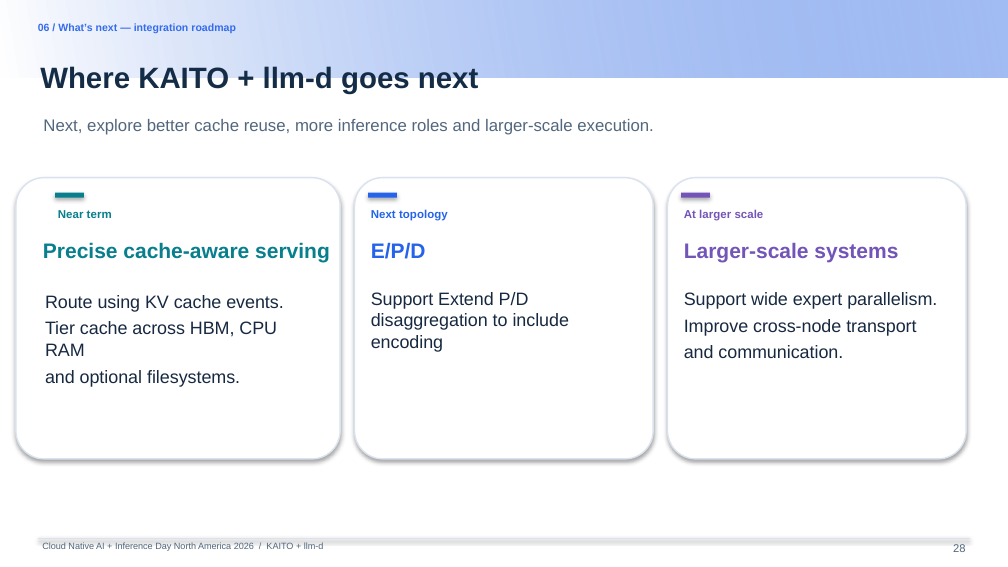
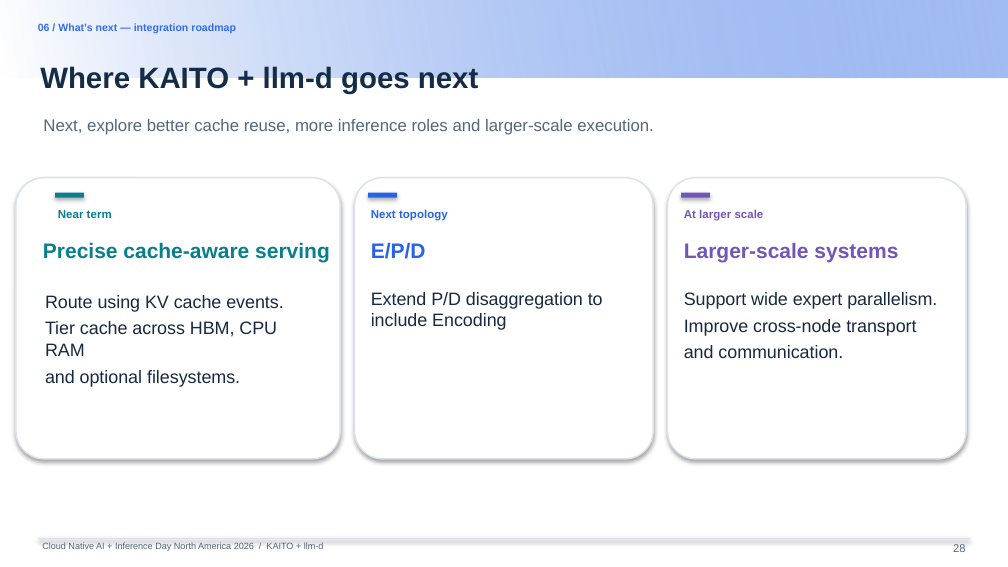
Before and after one commit to andyzhangx/demo, a slide deck: slide 28 of llm/pd-disaggregation/kubecon-na-2026-pd-disaggregation-kaito-llmd.pptx. Drawn at 1008x567 pixels with LibreOffice and Linux fonts; fonts in the diff are those of the drawing; background and template pictures are left out. Boxes give left, top, right and bottom in pixels: in the first picture for what was removed or moved away, otherwise in the second. Text is boxed around its words. In the diff, an @@ line names an element or a change of style, - is before the commit and + after.

```diff
--- a/llm/pd-disaggregation/kubecon-na-2026-pd-disaggregation-kaito-llmd.pptx
+++ b/llm/pd-disaggregation/kubecon-na-2026-pd-disaggregation-kaito-llmd.pptx
@@ text at bbox=[371, 292, 603, 330]: text changed @@
-Support Extend P/D disaggregation to include encoding
+Extend P/D disaggregation to include Encoding
```
Also in this commit, not shown: 3 other slides changed.
